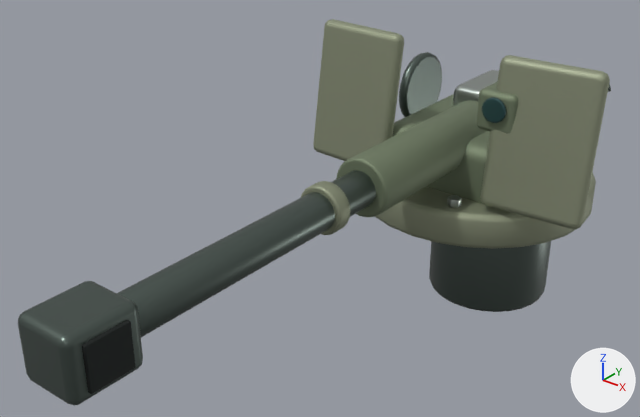
Renders of the Blender file ARTILLERY_FRONTLINE/assets/models/source/mounted_cannon.blend from each side of a commit.
One viewpoint serves both versions: a 50 mm camera at (2.08, -3.83, 2.9) aimed at (-0.21, -0.96, 1.12). Arrows for +X, +Y and +Z are at lower right; the lights stay in place. The first picture is the older version.

Names of what the first picture shows: 'BarrelPivot_Gun_steel.006', 'Breech', 'Cradle', 'MountedCannon_Armor_edge.004', 'MountedCannon_Recoil_steel.004', 'Optic glass', 'Pedestal', 'Recoil sleeve', 'RecoilAssembly_Armor_edge.004', 'RecoilAssembly_Black_bore.003', 'RecoilAssembly_Gun_steel.006', 'Sight housing'.
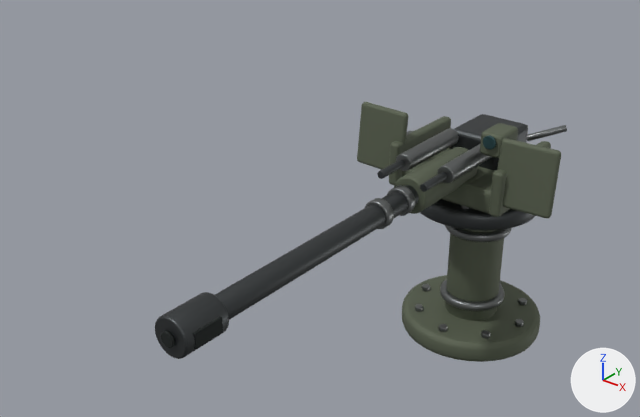
ob_barrelpivot is not drawn itself; it is the parent of ob_recoilassembly, ob_barrelpivot_gun_steel_006, ob_sight_housing, ob_optic_glass.

Location of each change, (x1, y1, x2, y2) in pixels of the pictures (640 x 417 px):
'MountedCannon_Armor_edge.004', deleted: before (313, 19, 610, 249)
'MountedCannon_Weapon_olive', added: after (357, 102, 561, 362)
'RecoilAssembly_Gun_steel.006', deleted: before (18, 170, 376, 406)
'RecoilAssembly_Weapon_steel', added: after (155, 114, 528, 359)
'Recoil sleeve', deleted: before (336, 100, 486, 217)
'Pedestal', deleted: before (429, 241, 551, 312)
'Cradle', deleted: before (392, 94, 490, 204)
'RecoilAssembly_Weapon_edge', added: after (365, 124, 528, 229)
'RecoilAssembly_Black_bore.003', deleted (black): before (82, 320, 136, 394)
'BarrelPivot_Gun_steel.006', deleted: before (399, 52, 611, 117)
'Traverse ring', added: after (420, 199, 535, 231)
'Barrel jacket', now drawn: after (394, 147, 478, 214)
'MountedCannon_Weapon_edge', added: after (407, 130, 527, 339)
'Sight housing', moved: before (477, 81, 518, 134); after (480, 123, 518, 158)
'RecoilAssembly_Armor_edge.004', deleted: before (301, 181, 350, 235)
'Breech', no longer drawn: before (453, 70, 499, 106)
'RecoilAssembly_Black_bore', added (black): after (161, 316, 223, 350)
'Optic glass', moved: before (482, 97, 506, 123); after (483, 135, 496, 150)
'BarrelPivot_Weapon_edge', added: after (526, 125, 567, 141)
'MountedCannon_Recoil_steel.004', deleted (mostly hidden): before (447, 195, 462, 208)

What changed in the scene script:
```text
Remove ob_pedestal:
    ob_pedestal = bpy.data.objects.new('Pedestal', me_cylinder_902)
Remove ob_mountedcannon_recoil_steel_004:
    ob_mountedcannon_recoil_steel_004 = bpy.data.objects.new('MountedCannon_Recoil_steel.004', me_cylinder_904)
Remove ob_cradle:
    ob_cradle = bpy.data.objects.new('Cradle', me_cube_677)
Remove ob_mountedcannon_armor_edge_004:
    ob_mountedcannon_armor_edge_004 = bpy.data.objects.new('MountedCannon_Armor_edge.004', me_cube_678)
Change ob_barrelpivot:
    ob_barrelpivot.location: (0.0, 0.0, 1.28) -> (0.0, 0.0, 1.1)
Remove ob_recoil_sleeve:
    ob_recoil_sleeve = bpy.data.objects.new('Recoil sleeve', me_cylinder_914)
Remove ob_recoilassembly_gun_steel_006:
    ob_recoilassembly_gun_steel_006 = bpy.data.objects.new('RecoilAssembly_Gun_steel.006', me_cylinder_915)
Remove ob_recoilassembly_armor_edge_004:
    ob_recoilassembly_armor_edge_004 = bpy.data.objects.new('RecoilAssembly_Armor_edge.004', me_cylinder_916)
Remove ob_recoilassembly_black_bore_003:
    ob_recoilassembly_black_bore_003 = bpy.data.objects.new('RecoilAssembly_Black_bore.003', me_cube_681)
Change ob_breech:
    ob_breech: bpy.data.objects.new('Breech', me_cube_683) -> bpy.data.objects.new('Breech', None)
    ob_breech.location: (0.0, 0.34, 0.0) -> (0.0, 0.3, 0.14)
Remove ob_barrelpivot_gun_steel_006:
    ob_barrelpivot_gun_steel_006 = bpy.data.objects.new('BarrelPivot_Gun_steel.006', me_cylinder_919)
Change ob_sight_housing:
    ob_sight_housing.location: (0.3, -0.2, 0.24) -> (0.22, -0.1, 0.2)
Change ob_optic_glass:
    ob_optic_glass.location: (0.3, -0.34, 0.26) -> (0.22, -0.2, 0.22)
Add ob_barrelpivot_weapon_edge:
    ob_barrelpivot_weapon_edge = bpy.data.objects.new('BarrelPivot_Weapon_edge', me_cube_010)  # 168 vertices, 160 faces; spans x -0.09..0.591, y -0.14..0.334, z -0.02..0.237; in mat_weapon_edge (grey #767979)
    ob_barrelpivot_weapon_edge.parent = ob_barrelpivot
    ob_barrelpivot_weapon_edge.location = (-0.24, 0.1, -0.08)
Add ob_recoilassembly_black_bore:
    ob_recoilassembly_black_bore = bpy.data.objects.new('RecoilAssembly_Black_bore', me_cylinder_035)  # 312 vertices, 298 faces; spans x -0.088..0.088, y -0.035..0.035, z -0.19..0.006; in mat_black_bore_003 (black #161d1b)
    ob_recoilassembly_black_bore.parent = ob_recoilassembly
    ob_recoilassembly_black_bore.location = (0.0, -2.1, 0.0)
    ob_recoilassembly_black_bore.rotation_euler = (1.571, 0.0, 0.0)  # degrees (90, 0, 0)
Add ob_recoilassembly_weapon_edge:
    ob_recoilassembly_weapon_edge = bpy.data.objects.new('RecoilAssembly_Weapon_edge', me_cylinder_028)  # 600 vertices, 526 faces; spans x -0.164..0.164, y -0.11..0.145, z -1.04..0.205; in mat_weapon_edge (grey #767979)
    ob_recoilassembly_weapon_edge.parent = ob_recoilassembly
    ob_recoilassembly_weapon_edge.location = (0.0, -0.62, 0.0)
    ob_recoilassembly_weapon_edge.rotation_euler = (1.571, 0.0, 0.0)  # degrees (90, 0, 0)
Add ob_recoilassembly_weapon_steel:
    ob_recoilassembly_weapon_steel = bpy.data.objects.new('RecoilAssembly_Weapon_steel', me_cylinder_027)  # 576 vertices, 506 faces; spans x -0.15..0.15, y -0.13..0.13, z -1.59..0.89; in mat_weapon_steel (dark grey #4d5152)
    ob_recoilassembly_weapon_steel.parent = ob_recoilassembly
    ob_recoilassembly_weapon_steel.location = (0.0, -1.2, 0.0)
    ob_recoilassembly_weapon_steel.rotation_euler = (1.571, 0.0, 0.0)  # degrees (90, 0, 0)
Add ob_traverse_ring:
    ob_traverse_ring = bpy.data.objects.new('Traverse ring', me_cylinder_012)  # 240 vertices, 202 faces; spans x -0.35..0.35, y -0.35..0.35, z -0.05..0.05; in mat_weapon_steel (dark grey #4d5152)
    ob_traverse_ring.parent = ob_mountedcannon
    ob_traverse_ring.location = (0.0, 0.12, 0.86)
Add ob_mountedcannon_weapon_edge:
    ob_mountedcannon_weapon_edge = bpy.data.objects.new('MountedCannon_Weapon_edge', me_cylinder_001)  # 2380 vertices, 2210 faces; spans x -0.685..0.065, y -0.348..0.335, z -0.015..1.05; in mat_weapon_edge (grey #767979)
    ob_mountedcannon_weapon_edge.parent = ob_mountedcannon
    ob_mountedcannon_weapon_edge.location = (0.31, 0.18, 0.13)
Add ob_mountedcannon_weapon_olive:
    ob_mountedcannon_weapon_olive = bpy.data.objects.new('MountedCannon_Weapon_olive', me_cylinder)  # 864 vertices, 814 faces; spans x -0.571..0.571, y -0.43..0.4, z -0.06..1.289; in mat_weapon_olive (greyish green #5b6351)
    ob_mountedcannon_weapon_olive.parent = ob_mountedcannon
    ob_mountedcannon_weapon_olive.location = (0.0, 0.18, 0.06)
```
